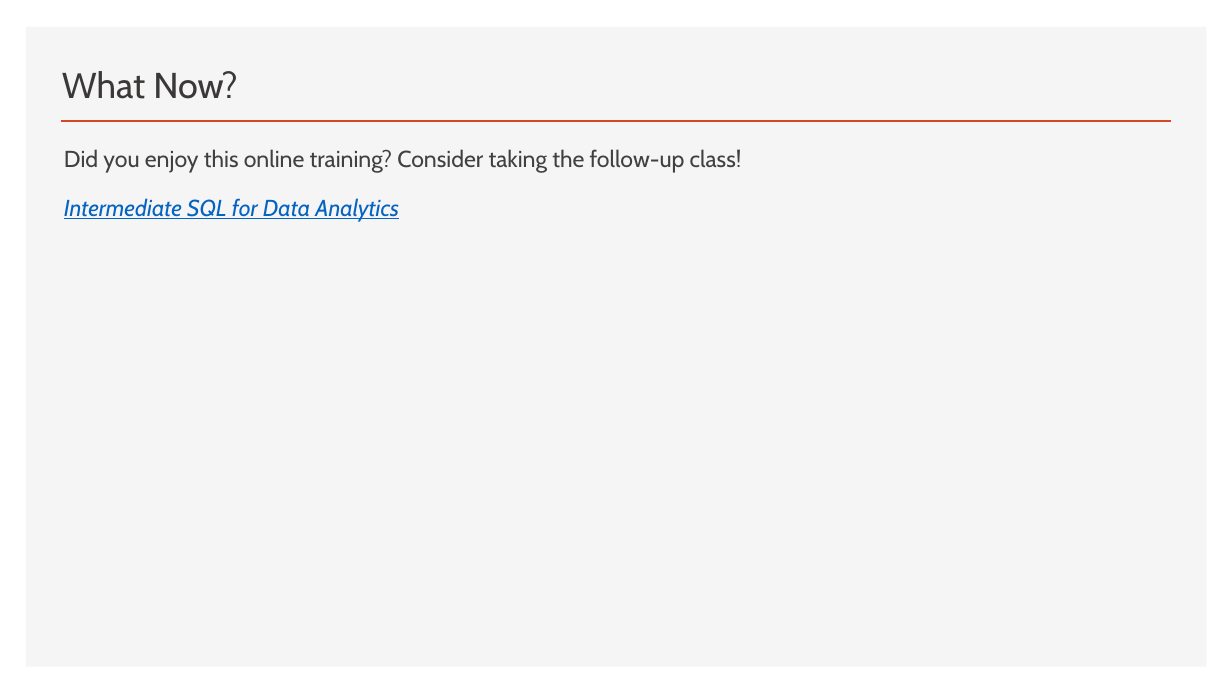
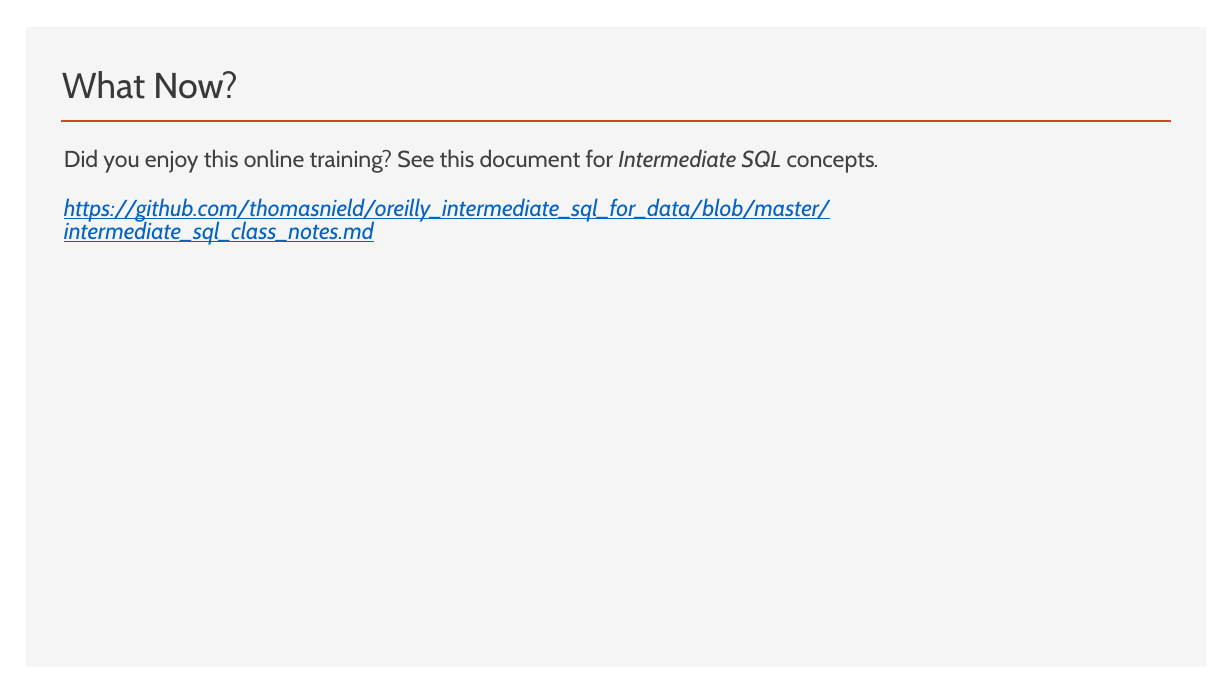
Before and after one commit to thomasnield/oreilly_sql_fundamentals_for_data, a slide deck: slide 83 of notes_and_slides/sql_fundamentals_slides.pptx (slide 82 before the commit). Drawn at 1232x693 pixels with LibreOffice and Linux fonts; fonts in the diff are those of the drawing. Boxes give left, top, right and bottom in pixels: in the first picture for what was removed or moved away, otherwise in the second. Text is boxed around its words. In the diff, an @@ line names an element or a change of style, - is before the commit and + after.

```diff
--- a/notes_and_slides/sql_fundamentals_slides.pptx
+++ b/notes_and_slides/sql_fundamentals_slides.pptx
@@ text at bbox=[64, 149, 880, 245]: text changed; text colour #404040 to #0563C1; italic on @@
-Did you enjoy this online training? Consider taking the follow-up class!
-Intermediate SQL for Data Analytics
+Did you enjoy this online training? See this document for Intermediate SQL concepts.
+https://github.com/thomasnield/oreilly_intermediate_sql_for_data/blob/master/intermediate_sql_class_notes.md
```
Also in this commit, not shown: 9 other slides changed, 1 slide added, 1 other file.
